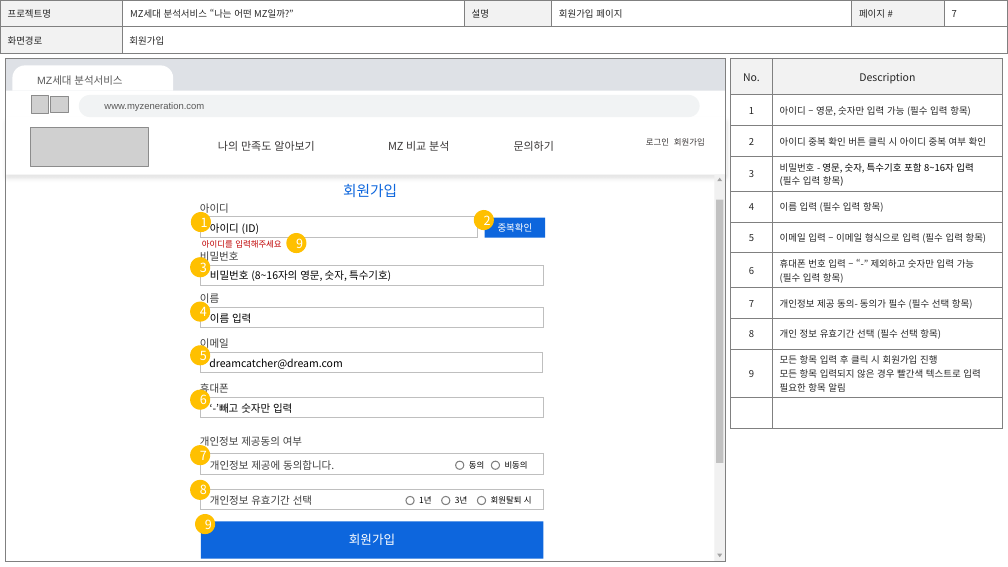
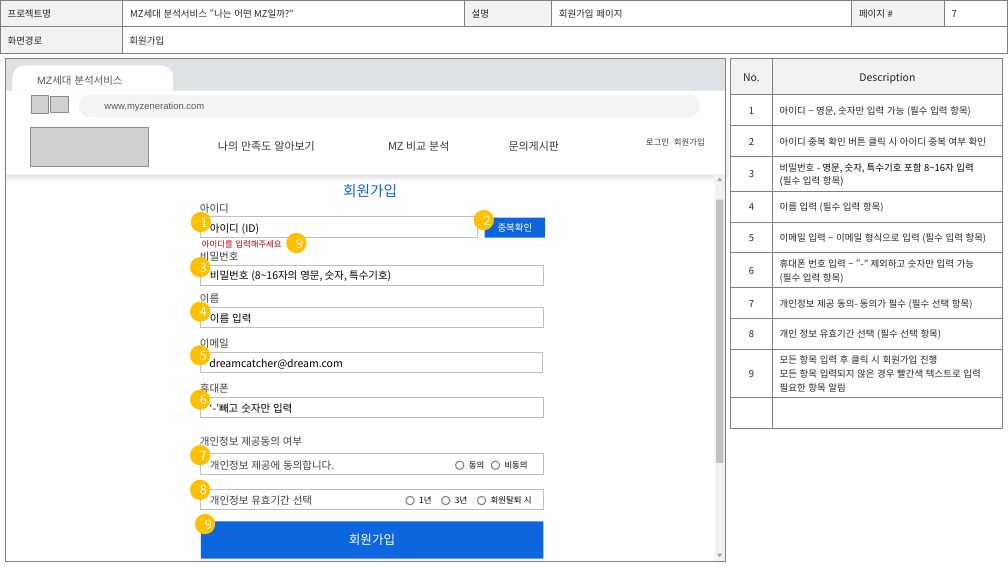
Before and after one commit to jomiinjung/project_DreamCatcher, a slide deck: slide 16 of 5.Portfolio/3.프로젝트 화면설계서_조민정_ver1.0.pptx (slide 19 before the commit). Drawn at 1008x567 pixels with LibreOffice and Linux fonts; fonts in the diff are those of the drawing; grey boxes stand for pictures; background and template pictures are left out. Boxes give left, top, right and bottom in pixels: in the first picture for what was removed or moved away, otherwise in the second. Text is boxed around its words. In the diff, an @@ line names an element or a change of style, - is before the commit and + after.

```diff
--- a/5.Portfolio/3.프로젝트 화면설계서_조민정_ver1.0.pptx
+++ b/5.Portfolio/3.프로젝트 화면설계서_조민정_ver1.0.pptx
@@ text at [509,141,559,151]: text changed @@
-문의하기
+문의게시판
```
Also in this commit, not shown: 23 other slides changed, 1 slide added, 4 slides removed.
